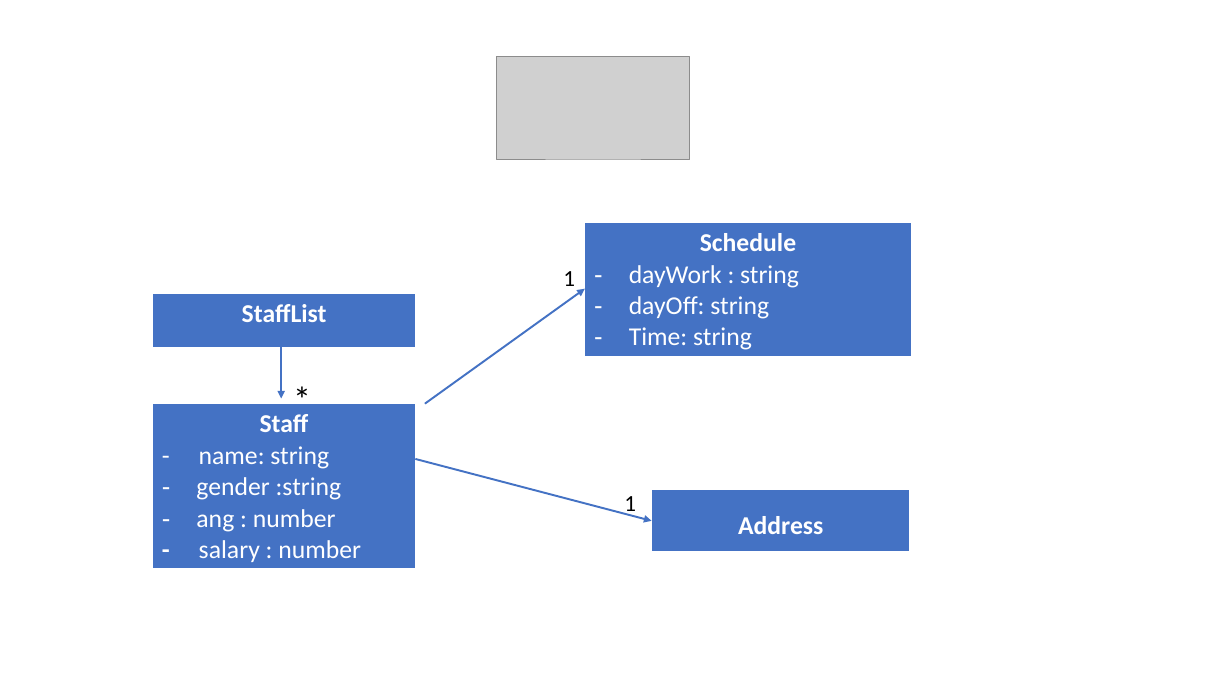
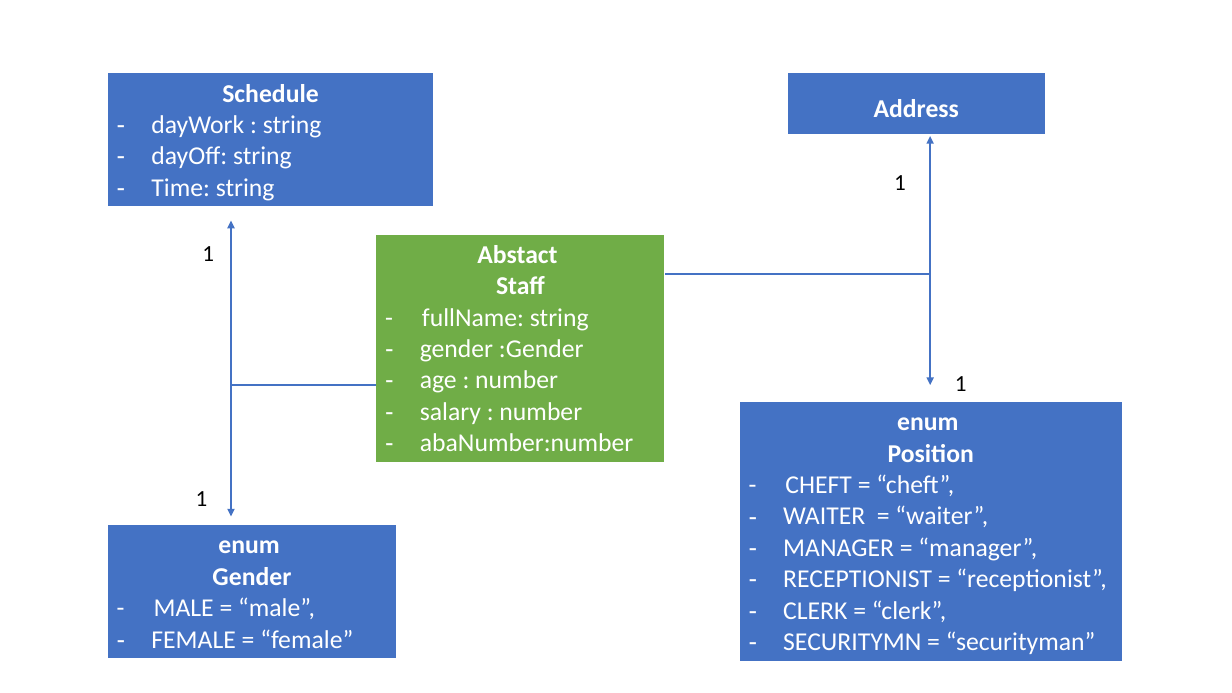
Before and after one commit to sophyseuy/OOP-PROJECT, a slide deck: slide 2 of Presentation1.pptx (slide 3 before the commit). Drawn at 1232x693 pixels with LibreOffice and Linux fonts; fonts in the diff are those of the drawing; grey boxes stand for pictures. Boxes give left, top, right and bottom in pixels: in the first picture for what was removed or moved away, otherwise in the second. Text is boxed around its words. In the diff, an @@ line names an element or a change of style, - is before the commit and + after.

```diff
--- a/Presentation1.pptx
+++ b/Presentation1.pptx
@@ picture removed at (497, 56, 689, 159) @@
@@ table: place and size @@
-table at (585, 223, 911, 355)
+table at (107, 73, 433, 205)
@@ table: place and size @@
-table at (652, 489, 910, 552)
+table at (787, 73, 1046, 136)
@@ arrow added from (931, 274) to (931, 136), #4472C4 1.5 pt @@
@@ text "1" rewrapped from (624, 496, 636, 517) to (894, 175, 906, 190) @@
@@ text "1": place and size @@
-text "1" at (563, 271, 575, 286)
+text "1" at (202, 246, 214, 261)
@@ arrow added from (231, 385) to (231, 221), #4472C4 1.5 pt @@
@@ table at (376, 234, 665, 458) @@
-row 1, column 1: Staff / - name: string / gender :string / ang : number / - salary : number
+row 1, column 1: Abstact / Staff / - fullName: string / gender :Gender / age : number / salary : number / abaNumber:number
@@ fill #4472C4 to #70AD47 in row 1, column 1 @@
@@ table: place and size @@
-table at (152, 404, 415, 567)
+table at (376, 234, 665, 458)
@@ table removed at (152, 293, 416, 348), 1 rows, 1 columns @@
-StaffList
@@ arrow removed from (425, 404) to (585, 288) @@
@@ line added from (931, 274) to (665, 274), #4472C4 1.5 pt @@
@@ arrow moved from (416, 459) - (652, 521) to (931, 274) - (931, 385) @@
@@ arrow moved from (281, 347) - (281, 398) to (231, 385) - (376, 385) @@
@@ arrow (231, 385) - (376, 385): arrow to line @@
@@ arrow added from (231, 385) to (231, 517), #4472C4 1.5 pt @@
@@ text removed at (284, 372, 307, 425) @@
-*
@@ text added at (955, 376, 967, 391), 18 pt, text #000000 @@
+1
@@ table added at (739, 402, 1122, 658), 1 rows, 1 columns @@
+enum / Position / - CHEFT = “cheft”, / WAITER = “waiter”, / MANAGER = “manager”, / RECEPTIONIST = “receptionist”, / CLERK = “clerk”, / SECURITYMN = “securityman”
@@ text added at (196, 491, 208, 506), 18 pt, text #000000 @@
+1
@@ table added at (107, 525, 396, 657), 1 rows, 1 columns @@
+enum / Gender / - MALE = “male”, / FEMALE = “female”
```
Also in this commit, not shown: 4 other slides changed, 27 other files.
